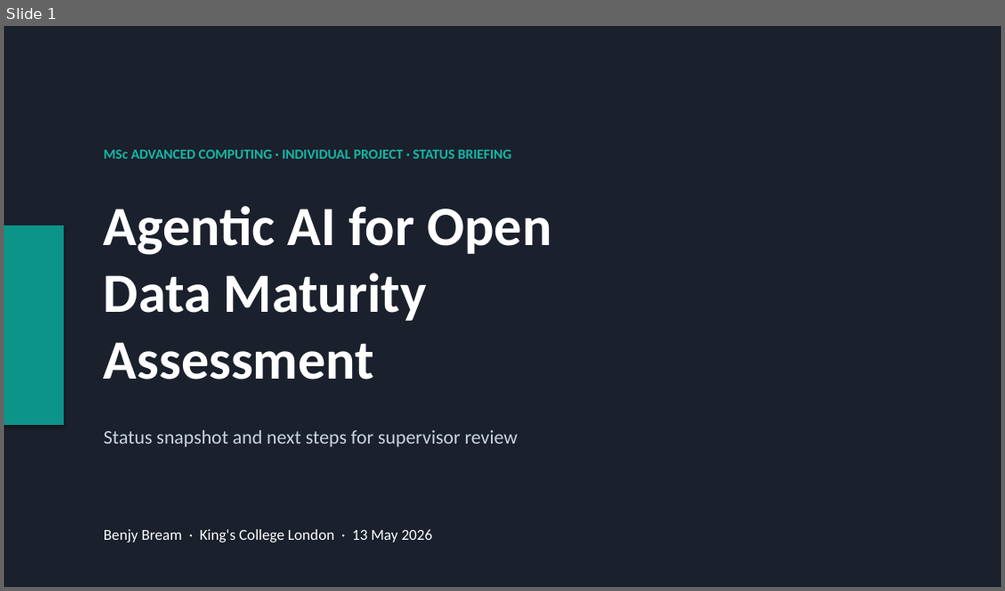
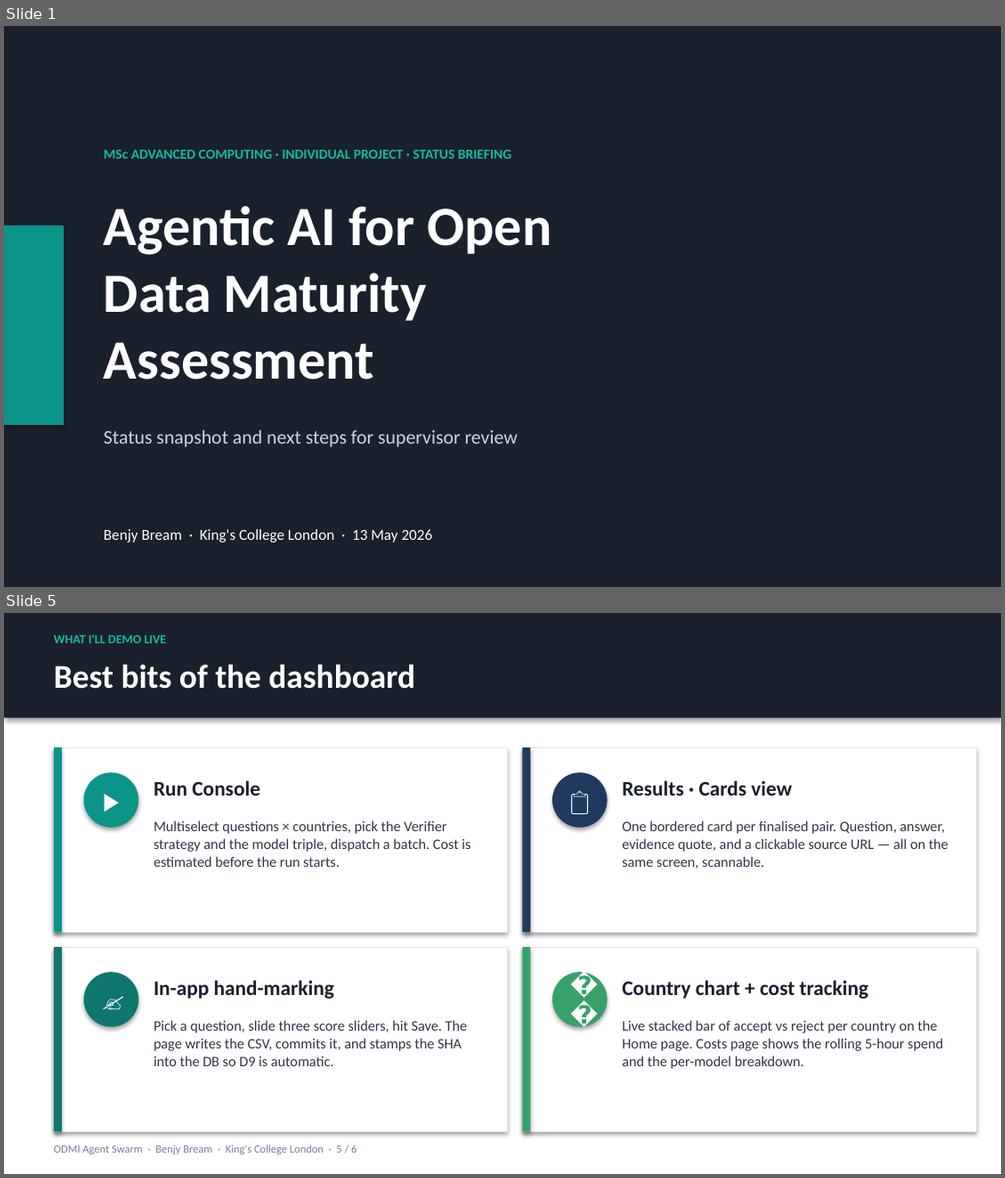
Before and after one commit to benjyb1/odmi-agent-swarm, a slide deck: docs/PROGRESS_SLIDES_2026-05-13.pptx. Shown one above the other, each under a label of ours: slide 1 before the commit, slides 1 and 5 after it; the slides between them are not shown. The pictures are 1005x591 and 1005x1178 pixels, drawn with LibreOffice and Linux fonts; fonts in the diff are those of the drawing. Boxes give left, top, right and bottom in pixels: in the first picture for what was removed or moved away, otherwise in the second. Text is boxed around its words. In the diff, an @@ line names an element or a change of style, - is before the commit and + after.

```diff
--- a/docs/PROGRESS_SLIDES_2026-05-13.pptx
+++ b/docs/PROGRESS_SLIDES_2026-05-13.pptx
@@ slide 5 added at <box>4,613,1001,1174</box>, background #FFFFFF @@
@@ rectangle added at <box>4,613,1001,718</box>, fill #1A202C @@
@@ text added at <box>54,634,167,643</box>, 9 pt, text #14B8A6, bold @@
+WHAT I'LL DEMO LIVE
@@ text added at <box>54,664,415,689</box>, 24 pt, text #FFFFFF, bold @@
+Best bits of the dashboard
@@ rectangle added at <box>54,747,508,932</box>, fill #FFFFFF, outline #E2E8F0 0.5 pt @@
@@ rectangle added at <box>54,747,62,932</box>, fill #0D9488 @@
@@ ellipse added at <box>84,772,138,827</box>, fill #0D9488, 18 pt, text #FFFFFF, bold @@
+▶
@@ rectangle added at <box>522,747,976,932</box>, fill #FFFFFF, outline #E2E8F0 0.5 pt @@
@@ rectangle added at <box>522,747,530,932</box>, fill #1E3A5F @@
@@ ellipse added at <box>552,772,607,827</box>, fill #1E3A5F, 18 pt, text #FFFFFF, bold @@
+📋
@@ text added at <box>154,780,260,795</box>, 15 pt, text #1A202C, bold @@
+Run Console
@@ text added at <box>622,780,792,795</box>, 15 pt, text #1A202C, bold @@
+Results · Cards view
@@ text added at <box>154,820,470,867</box>, 10.5 pt, text #2D3748 @@
+Multiselect questions × countries, pick the Verifier strategy and the model triple, dispatch a batch. Cost is estimated before the run starts.
@@ text added at <box>622,820,948,868</box>, 10.5 pt, text #2D3748 @@
+One bordered card per finalised pair. Question, answer, evidence quote, and a clickable source URL — all on the same screen, scannable.
@@ rectangle added at <box>54,947,508,1131</box>, fill #FFFFFF, outline #E2E8F0 0.5 pt @@
@@ rectangle added at <box>54,947,62,1131</box>, fill #0F766E @@
@@ rectangle added at <box>522,947,976,1131</box>, fill #FFFFFF, outline #E2E8F0 0.5 pt @@
@@ rectangle added at <box>522,947,530,1131</box>, fill #38A169 @@
@@ ellipse added at <box>84,972,138,1027</box>, fill #0F766E, 18 pt, text #FFFFFF, bold @@
+✍
@@ text added at <box>154,980,334,998</box>, 15 pt, text #1A202C, bold @@
+In-app hand-marking
@@ ellipse added at <box>552,972,607,1027</box>, fill #38A169, 18 pt, text #FFFFFF, bold @@
+📊
@@ text added at <box>622,980,869,998</box>, 15 pt, text #1A202C, bold @@
+Country chart + cost tracking
@@ text added at <box>154,1020,468,1066</box>, 10.5 pt, text #2D3748 @@
+Pick a question, slide three score sliders, hit Save. The page writes the CSV, commits it, and stamps the SHA into the DB so D9 is automatic.
@@ text added at <box>622,1020,943,1069</box>, 10.5 pt, text #2D3748 @@
+Live stacked bar of accept vs reject per country on the Home page. Costs page shows the rolling 5-hour spend and the per-model breakdown.
@@ text added at <box>54,1144,356,1154</box>, 8 pt, text #718096 @@
+ODMI Agent Swarm · Benjy Bream · King's College London · 5 / 6
```
Also in this commit, not shown: 3 slides changed, 1 other slide added, 5 slides removed, 1 other file.
